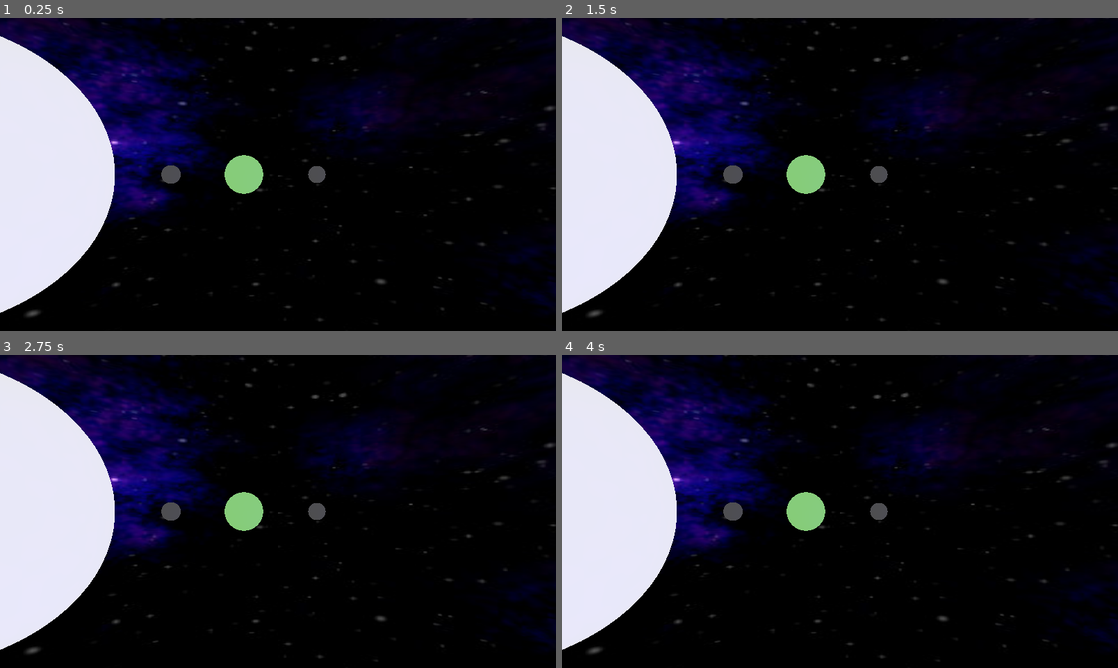
Above: before the commit, frames 1-4 (two rows, left to right).
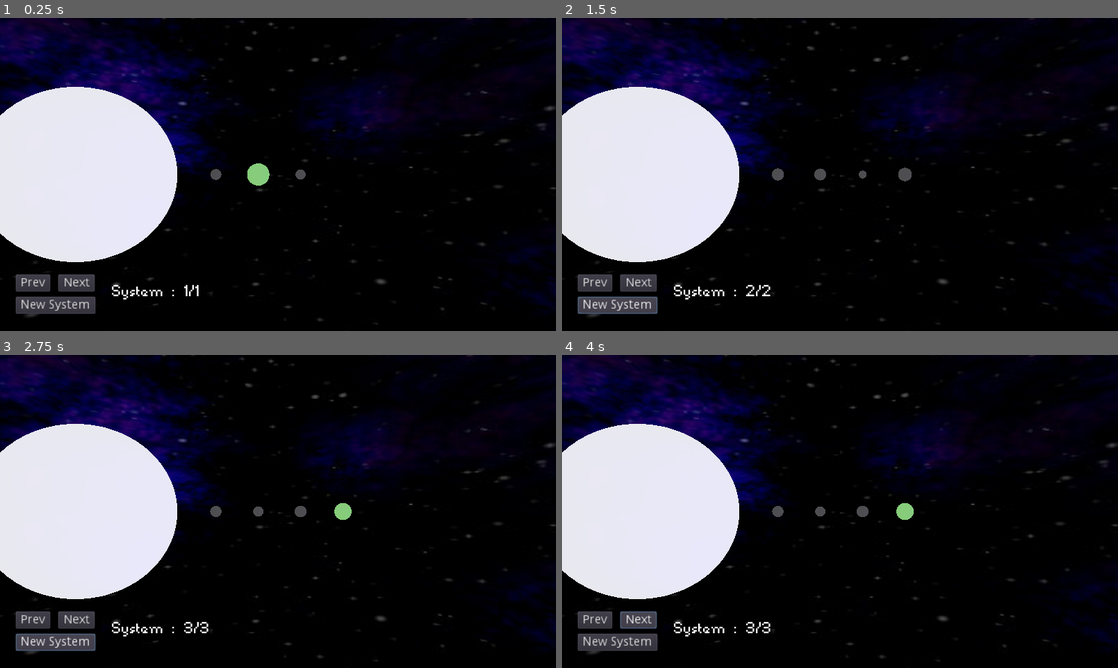
Above: after the commit, the same moments.

Repository: ADBoulding/Space-Game
Game: Godot game, scene res://Scenes/World_gen_experiment.tscn
The game is run twice, just before and just after one commit, with the same random seed, the same clock (stepped at 60 frames per second) and the same inputs. This scene is started directly instead of the project's main scene.
Inputs (mouse positions are in pixels of both pictures, inside the frame that each line leads up to):
- Up to frame 1 (0.25 s): no input
- Up to frame 2 (1.5 s): click (595, 284) at 0.5 s, where only the run after the commit has a clickable "Prev"; click (617, 305) at 1.25 s, where only the run after the commit has a clickable "New System"
- Up to frame 3 (2.75 s): click (55, 642) at 2 s, where only the run after the commit has a clickable "New System"
- Up to frame 4 (4 s): click (639, 621) at 2.75 s, where only the run after the commit has a clickable "Next"; click (639, 621) at 3.5 s, where only the run after the commit has a clickable "Next"

The runs differ from the first frame. In frame 1, 11% of the frame differs, in the area x 0-59%, y 5-95%; in frame 2, 11%; in frame 3, 11%, in the area x 0-64%, y 5-95%; in frame 4, 11%.

Commit message:
Updated system gen - can cycle through systems

Diff:
--- a/Space-Game/Scenes/Planet.tscn
+++ b/Space-Game/Scenes/Planet.tscn
@@ -112,7 +112,9 @@
 	pass
 "
 
-[node name="MeshInstance" type="MeshInstance"]
+[node name="MeshInstance" type="MeshInstance" groups=[
+"planetInstance",
+]]
 transform = Transform( 0.999999, 0, -0.00137881, 0, 1, 0, 0.00137881, 0, 0.999999, 0, 0, 0 )
 mesh = SubResource( 1 )
 material/0 = SubResource( 4 )
--- a/Space-Game/Scenes/Test_infinite_stars.tscn
+++ /dev/null
@@ -1,40 +0,0 @@
-[gd_scene load_steps=2 format=2]
-
-[sub_resource type="GDScript" id=1]
-script/source = "extends Control
-
-var noise = OpenSimplexNoise.new()
-var noise_texture = NoiseTexture.new()
-
-func _ready():
-	noise_texture.noise = noise
-	$TextureRect.texture = noise_texture
-
-
-#	var image = noise.get_seamless_image(640)
-#	var updatedImage = ImageTexture.new().create_from_image(image)
-#	self.texture = updatedImage
-"
-
-[node name="Control" type="Control"]
-anchor_right = 1.0
-anchor_bottom = 1.0
-script = SubResource( 1 )
-__meta__ = {
-"_edit_use_anchors_": false
-}
-
-[node name="TextureRect" type="TextureRect" parent="."]
-anchor_left = 0.5
-anchor_top = 0.5
-anchor_right = 0.5
-anchor_bottom = 0.5
-margin_left = -20.0
-margin_top = -20.0
-margin_right = 20.0
-margin_bottom = 20.0
-grow_horizontal = 2
-grow_vertical = 2
-__meta__ = {
-"_edit_use_anchors_": false
-}
--- a/Space-Game/Scenes/World_gen_experiment.tscn
+++ b/Space-Game/Scenes/World_gen_experiment.tscn
@@ -1,8 +1,8 @@
-[gd_scene load_steps=9 format=2]
+[gd_scene load_steps=7 format=2]
 
 [ext_resource path="res://scripts/galaxy/SolarSystem.gd" type="Script" id=1]
 [ext_resource path="res://Scenes/Planet_Gen/4MUGBG.jpg" type="Texture" id=2]
-[ext_resource path="res://assets/Lowres/lowres.shader" type="Shader" id=3]
+[ext_resource path="res://Fonts/font.tres" type="DynamicFont" id=3]
 
 [sub_resource type="PanoramaSky" id=1]
 radiance_size = 4
@@ -15,13 +15,7 @@
 ambient_light_energy = 6.73
 ambient_light_sky_contribution = 0.88
 
-[sub_resource type="ShaderMaterial" id=3]
-shader = ExtResource( 3 )
-
-[sub_resource type="ImageTexture" id=4]
-size = Vector2( 64, 64 )
-
-[sub_resource type="SphereMesh" id=5]
+[sub_resource type="SphereMesh" id=3]
 radius = 10.0
 height = 20.0
 
@@ -32,50 +26,53 @@
 environment = SubResource( 2 )
 
 [node name="Control" type="Control" parent="."]
-visible = false
 anchor_right = 1.0
 anchor_bottom = 1.0
 __meta__ = {
 "_edit_use_anchors_": false
 }
 
-[node name="TextEdit" type="TextEdit" parent="Control"]
-margin_left = 17.0
-margin_top = 321.5
-margin_right = 114.0
-margin_bottom = 341.5
-text = "Planet ID"
-
-[node name="Button" type="Button" parent="Control"]
-margin_left = 17.0
-margin_top = 286.0
-margin_right = 109.0
-margin_bottom = 306.0
-text = "Generate"
+[node name="New_System" type="Button" parent="Control"]
+margin_left = 18.2599
+margin_top = 320.018
+margin_right = 110.26
+margin_bottom = 340.018
+action_mode = 0
+text = "New System"
 __meta__ = {
 "_edit_use_anchors_": false
 }
 
-[node name="Button2" type="Button" parent="Control"]
-margin_left = 125.0
-margin_top = 322.0
-margin_right = 174.0
-margin_bottom = 342.0
-text = "Go"
+[node name="Next" type="Button" parent="Control"]
+margin_left = 66.7501
+margin_top = 294.58
+margin_right = 108.75
+margin_bottom = 314.58
+text = "Next"
+__meta__ = {
+"_edit_use_anchors_": false
+}
 
-[node name="TextureRect" type="TextureRect" parent="Control"]
-material = SubResource( 3 )
-anchor_right = 1.0
-anchor_bottom = 1.0
-grow_horizontal = 2
-grow_vertical = 2
-size_flags_horizontal = 2
-size_flags_vertical = 2
-texture = SubResource( 4 )
+[node name="Prev" type="Button" parent="Control"]
+margin_left = 18.2312
+margin_top = 295.246
+margin_right = 58.2312
+margin_bottom = 315.246
+text = "Prev"
+__meta__ = {
+"_edit_use_anchors_": false
+}
+
+[node name="Label" type="Label" parent="Control"]
+margin_left = 129.0
+margin_top = 299.0
+margin_right = 270.0
+margin_bottom = 344.0
+custom_fonts/font = ExtResource( 3 )
 
 [node name="Camera" type="Camera" parent="."]
-transform = Transform( 1, 0, 0, 0, 1, 0, 0, 0, 1, 22.3305, 0, 22.598 )
+transform = Transform( 1, 0, 0, 0, 1, 0, 0, 0, 1, 22.3305, 0, 38.8886 )
 fov = 50.8
 
 [node name="CSGMesh" type="CSGMesh" parent="."]
-mesh = SubResource( 5 )
+mesh = SubResource( 3 )
--- a/Space-Game/scripts/core/Global.gd
+++ b/Space-Game/scripts/core/Global.gd
@@ -50,7 +50,7 @@
 		var currentSystem = Global.systemNum
 		var system = SolarSystem.new(currentSystem, -1)
 		systemContainer.append(system)
-		Global.systemNum += 1
+		Global.systemNum = systemContainer.size()
 
 func init_system():
 	addSystem(1)
@@ -60,6 +60,10 @@
 func _ready():
 	init_system()
 
+func resetSystem():
+	systemContainer.clear()
+	print("CLEARING SYSTEM")
+	addSystem(1)
 
 ### CLASSES ###
 class SolarSystem:
--- a/Space-Game/scripts/galaxy/SolarSystem.gd
+++ b/Space-Game/scripts/galaxy/SolarSystem.gd
@@ -3,21 +3,71 @@
 export var SystemID: int
 var system: Global.SolarSystem
 
+var newGbutton : Button
+var prevButton : Button
+var nextButton : Button
+var label : Label
+
+var pNodes
+
 # Called when the node enters the scene tree for the first time.
 func _ready():
+	newGbutton = $Control/New_System
+	prevButton = $Control/Prev
+	nextButton = $Control/Next
+	label = $Control/Label
+	newGbutton.connect("pressed", self, "newSystem")
+	prevButton.connect("pressed", self, "prevSystem")
+	nextButton.connect("pressed", self, "nextSystem")
 	if Global.systemContainer.size() == 0:
 		Global.init_system()
 		SystemID = 0
+	genPlanets()
+
+
+func _init(_SystemID := 0):
+	SystemID = _SystemID
+	pNodes = []
+
+func genPlanets():
 	system = Global.systemContainer[SystemID]
+	updateScene()
+	pNodes.clear()
 	for _p in system.planets:
 		var planet = load("res://Scenes/Planet.tscn").instance()
 		planet.translation.x = _p.locID * 5 + 15
 		planet.mesh.radius = _p.radius
 		planet.mesh.height = _p.radius * 2
 		planet.setID(SystemID, _p.locID, _p.id)
+		var pName = "planet_" + str(SystemID) + "-" + str(_p.locID)
+		print (pName)
+		planet.name = pName
 		add_child(planet)
+		pNodes.append(get_node(pName))
+	print("NODELENGTH : " + str(pNodes.size()))
 
+func newSystem():
+	Global.addSystem(1)
+	SystemID = Global.systemNum - 1
+	changeSystem()
 
+func prevSystem():
+	if !(SystemID - 1 < 0):
+		SystemID -= 1
+		changeSystem()
+	print(str(SystemID) + "/" + str(Global.systemNum - 1))
 
-func _init(_SystemID := 0):
-	SystemID = _SystemID
+func nextSystem():
+	if !(SystemID +1 > Global.systemNum - 1):
+		SystemID += 1
+		changeSystem()
+	print(str(SystemID) + "/" + str(Global.systemNum - 1))
+
+func changeSystem():
+	if (pNodes):
+		for planet in pNodes:
+			planet.queue_free()
+	genPlanets()
+
+func updateScene():
+	label.text = "System : " + str(SystemID + 1) + "/" + str(Global.systemNum)
